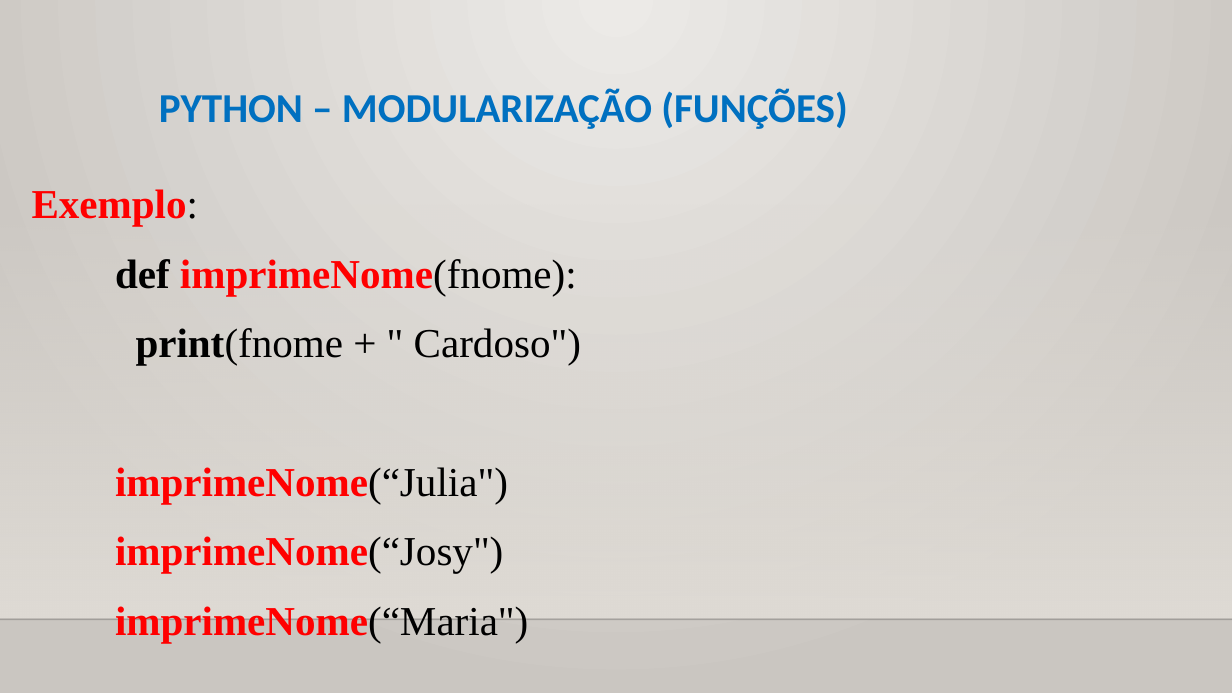
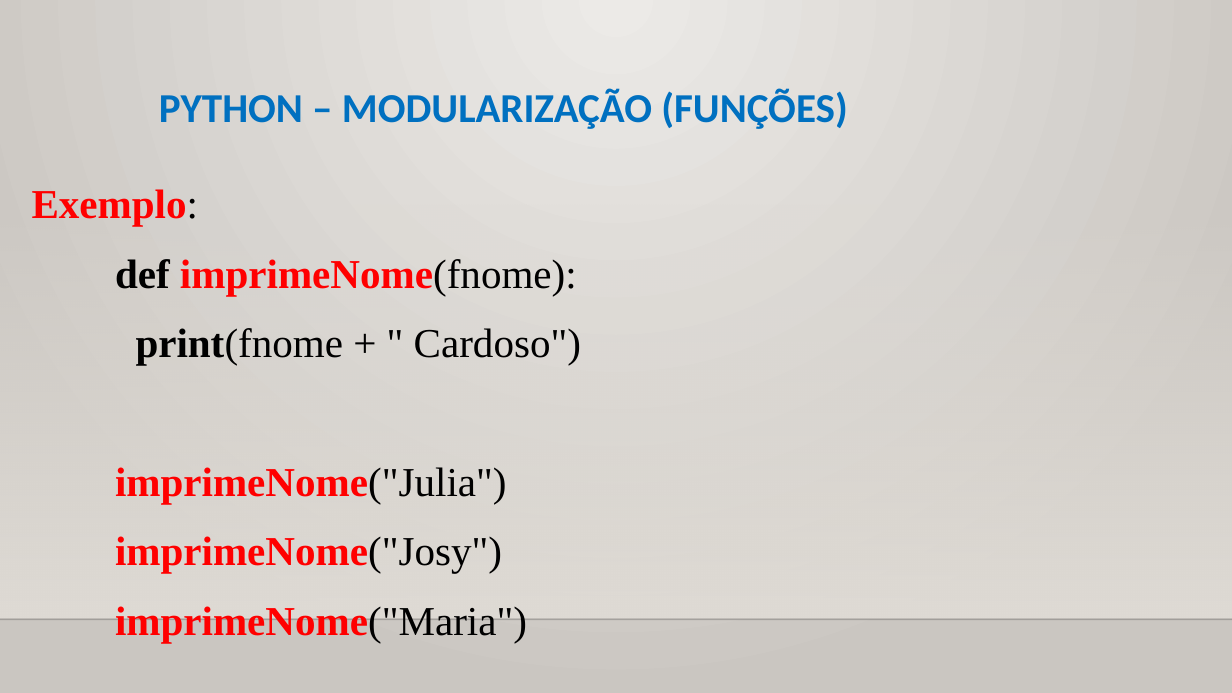
Before and after one commit to CloudEducationBrazil/WydenUniRuyPythonRAD, a slide deck: slide 6 of 01 Classes/Aula 08 RAD Python - Modularização Funções.pptx. Drawn at 1232x693 pixels with LibreOffice and Linux fonts; fonts in the diff are those of the drawing; background and template pictures are left out. Boxes give left, top, right and bottom in pixels: in the first picture for what was removed or moved away, otherwise in the second. Text is boxed around its words. In the diff, an @@ line names an element or a change of style, - is before the commit and + after.

Commit message:
Python RAD ajustess 25/09/2024 2024.2

```diff
--- a/01 Classes/Aula 08 RAD Python - Modularização Funções.pptx
+++ b/01 Classes/Aula 08 RAD Python - Modularização Funções.pptx
@@ text at (115, 467, 527, 643): text changed @@
-  imprimeNome(“Julia")
-  imprimeNome(“Josy")
-  imprimeNome(“Maria")
+  imprimeNome("Julia")
+  imprimeNome("Josy")
+  imprimeNome("Maria")
```
Also in this commit, not shown: 8 other slides changed, 2 other files.
